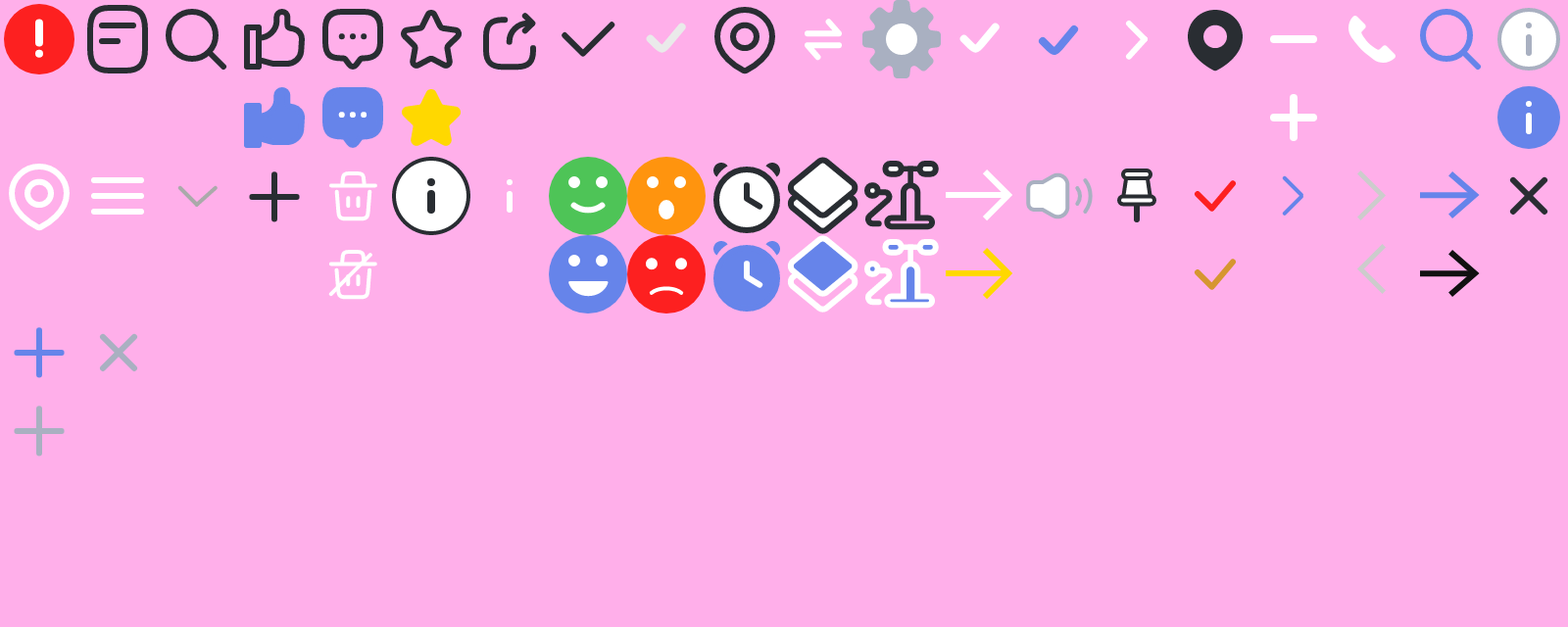
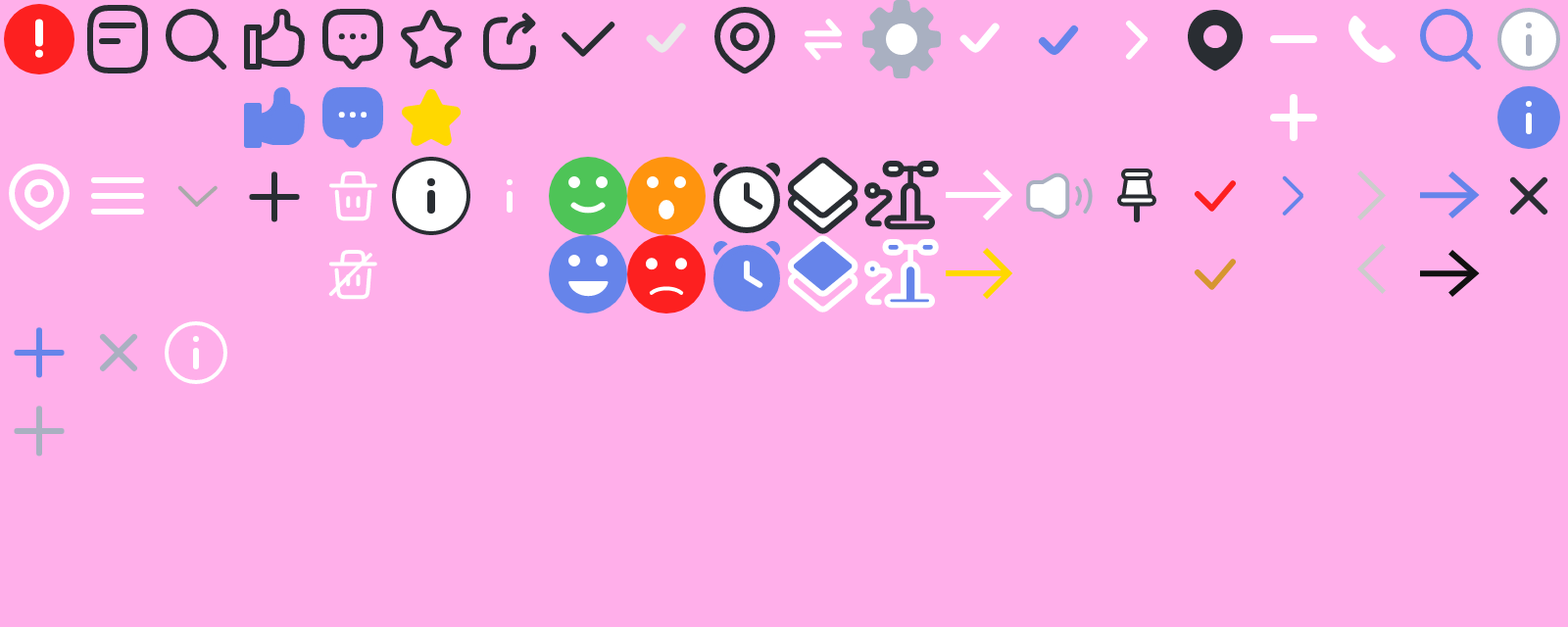
Layers edited between the first and the second 1568×627 image:
added layer "Layer 107" in group "세번쨰 줄" over [164, 321, 228, 385]
